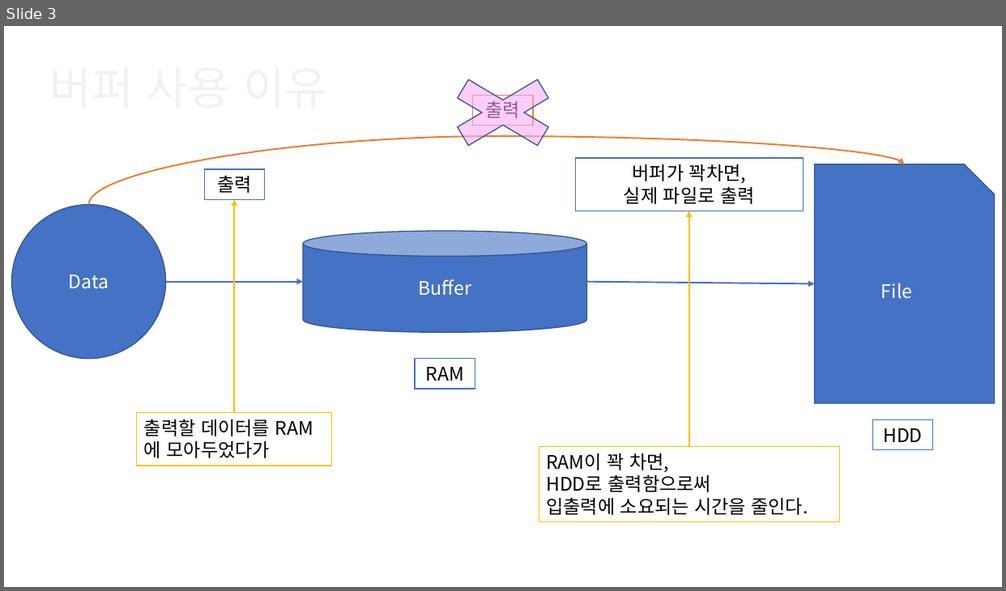
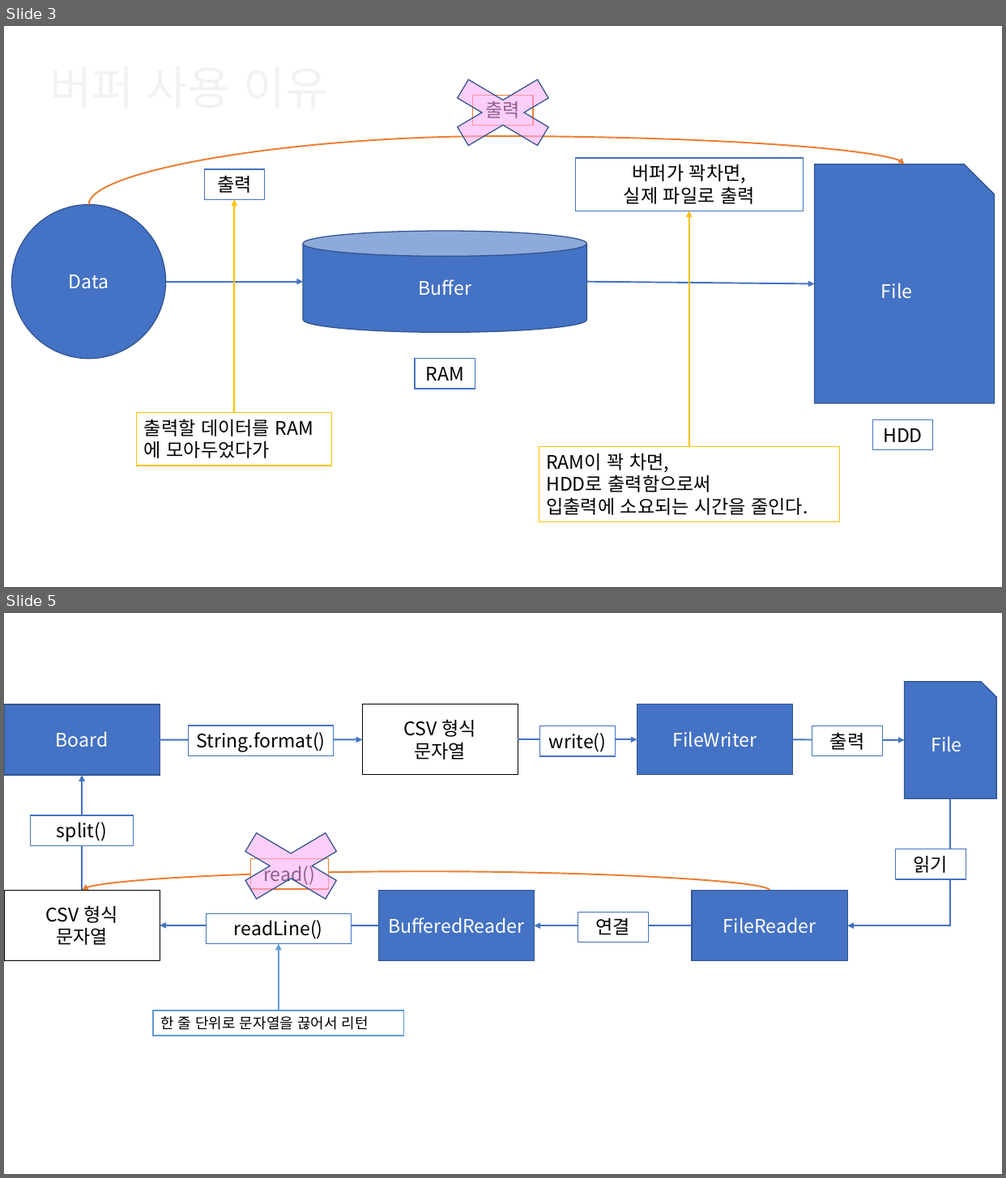
Before and after one commit to Dingadung/2022-study-workspace, a slide deck: study-note/자바/2022-08-10 내용정리.pptx. Shown one above the other, each under a label of ours: slide 3 before the commit, slides 3 and 5 after it; the slides between them are not shown. The pictures are 1006x591 and 1006x1178 pixels, drawn with LibreOffice and Linux fonts; fonts in the diff are those of the drawing. Boxes give left, top, right and bottom in pixels: in the first picture for what was removed or moved away, otherwise in the second. Text is boxed around its words. In the diff, an @@ line names an element or a change of style, - is before the commit and + after.

```diff
--- a/study-note/자바/2022-08-10 내용정리.pptx
+++ b/study-note/자바/2022-08-10 내용정리.pptx
@@ slide 5 added at [4, 613, 1002, 1174], background #FFFFFF @@
@@ snip rect added at [905, 682, 997, 798], fill #4472C4, outline #325491 1 pt, 18 pt, text #FFFFFF @@
+File
@@ rectangle added at [4, 705, 160, 775], fill #4472C4, outline #325491 1 pt, 18 pt, text #FFFFFF @@
+Board
@@ rectangle added at [363, 705, 518, 775], fill #FFFFFF, outline #000000 1 pt, 18 pt, text #000000 @@
+CSV 형식
+문자열
@@ rectangle added at [637, 705, 793, 775], fill #4472C4, outline #325491 1 pt, 18 pt, text #FFFFFF @@
+FileWriter
@@ rectangle added at [188, 726, 334, 756], fill #FFFFFF, outline #4472C4 1 pt, 18 pt, text #000000 @@
+String.format()
@@ rectangle added at [540, 726, 616, 756], fill #FFFFFF, outline #4472C4 1 pt, 18 pt, text #000000 @@
+write()
@@ rectangle added at [812, 726, 883, 756], fill #FFFFFF, outline #4472C4 1 pt, 18 pt, text #000000 @@
+출력
@@ arrow added from (160, 740) to (363, 739), #4472C4 1.5 pt @@
@@ arrow added from (518, 739) to (637, 739), #4472C4 1.5 pt @@
@@ arrow added from (793, 739) to (905, 740), #4472C4 1.5 pt @@
@@ arrow added from (82, 890) to (82, 776), #4472C4 1.5 pt @@
@@ elbow arrow added from (950, 798) to (848, 926), #4472C4 1.5 pt @@
@@ rectangle added at [30, 815, 134, 845], fill #FFFFFF, outline #4472C4 1 pt, 18 pt, text #000000 @@
+split()
@@ cross added at [214, 820, 368, 912], fill #FDA9F7 at 56% opacity, outline #325491 1 pt @@
@@ rectangle added at [896, 850, 966, 879], fill #FFFFFF, outline #4472C4 1 pt, 18 pt, text #000000 @@
+읽기
@@ curved arrow added from (769, 891) to (82, 890), #ED7D31 1.5 pt @@
@@ rectangle added at [250, 859, 328, 889], fill #FFFFFF, outline #ED7D31 1 pt, 18 pt, text #000000 @@
+read()
@@ rectangle added at [4, 890, 160, 960], fill #FFFFFF, outline #000000 1 pt, 18 pt, text #000000 @@
+CSV 형식
+문자열
@@ rectangle added at [378, 891, 534, 961], fill #4472C4, outline #325491 1 pt, 18 pt, text #FFFFFF @@
+BufferedReader
@@ rectangle added at [692, 891, 848, 961], fill #4472C4, outline #325491 1 pt, 18 pt, text #FFFFFF @@
+FileReader
@@ arrow added from (378, 926) to (160, 926), #4472C4 1.5 pt @@
@@ rectangle added at [206, 914, 351, 944], fill #FFFFFF, outline #4472C4 1 pt, 18 pt, text #000000 @@
+readLine()
@@ arrow added from (692, 926) to (534, 926), #4472C4 1.5 pt @@
@@ rectangle added at [577, 913, 648, 943], fill #FFFFFF, outline #4472C4 1 pt, 18 pt, text #000000 @@
+연결
@@ arrow added from (279, 1011) to (279, 944), #5B9BD5 1.5 pt @@
@@ rectangle added at [153, 1011, 404, 1036], fill #FFFFFF, outline #5B9BD5 1 pt, 14 pt, text #000000 @@
+한 줄 단위로 문자열을 끊어서 리턴
```
Also in this commit, not shown: 3 other slides added, 6 other files.
